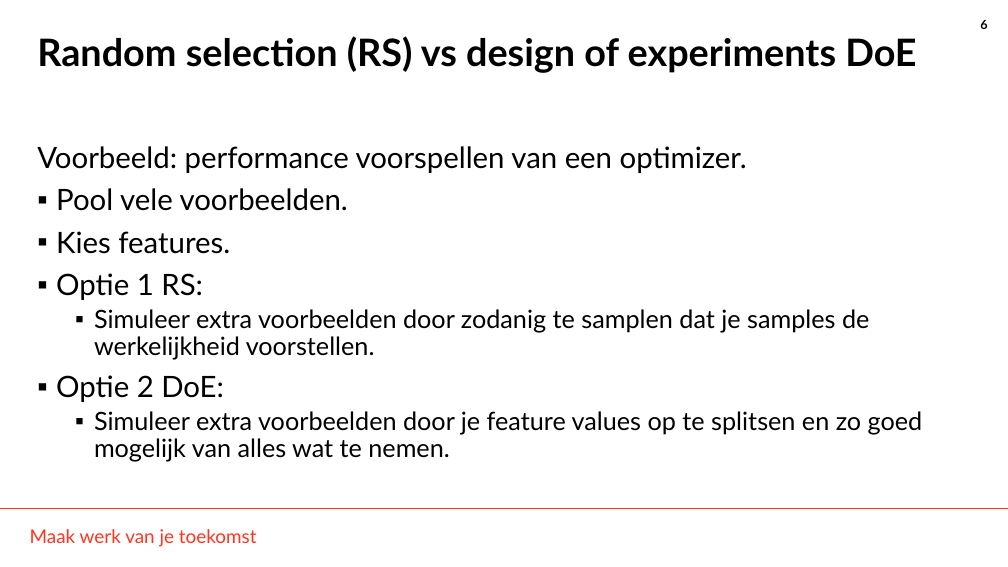
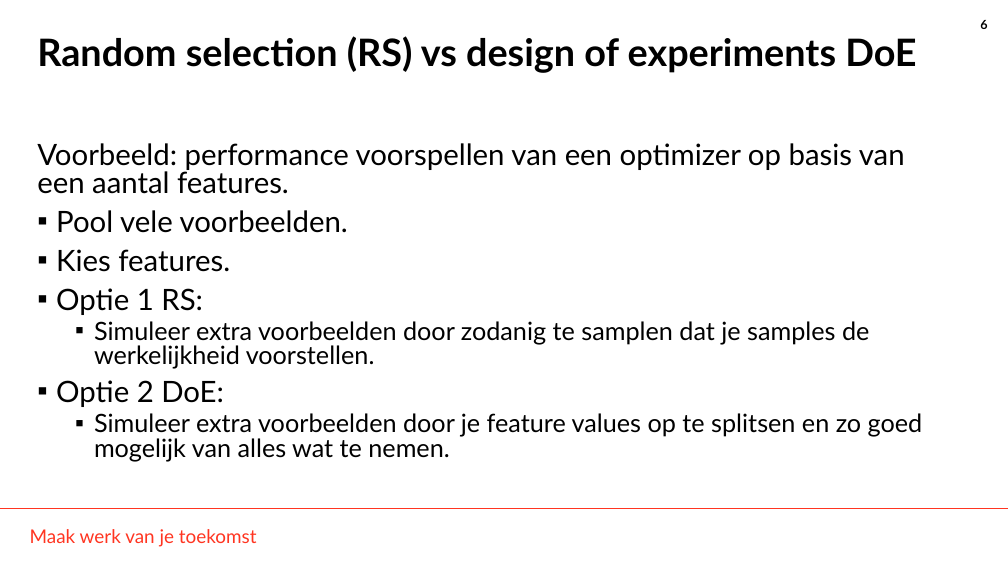
Before and after one commit to THellemans/data-science-syntra-ab, a slide deck: slide 6 of 06 statistiek/06 random sampling and sampling bias/06 random sampling and sampling bias.pptx. Drawn at 1008x567 pixels with LibreOffice and Linux fonts; fonts in the diff are those of the drawing; background and template pictures are left out. Boxes give left, top, right and bottom in pixels: in the first picture for what was removed or moved away, otherwise in the second. Text is boxed around its words. In the diff, an @@ line names an element or a change of style, - is before the commit and + after.

```diff
--- a/06 statistiek/06 random sampling and sampling bias/06 random sampling and sampling bias.pptx
+++ b/06 statistiek/06 random sampling and sampling bias/06 random sampling and sampling bias.pptx
@@ text at <box>37,143,905,194</box>: text changed @@
-Voorbeeld: performance voorspellen van een optimizer.
+Voorbeeld: performance voorspellen van een optimizer op basis van een aantal features.
@@ text at <box>56,210,923,461</box>: line spacing 0.9 to 0.8 @@
```
Also in this commit, not shown: 4 other slides changed, 5 slides added, 29 other files.
